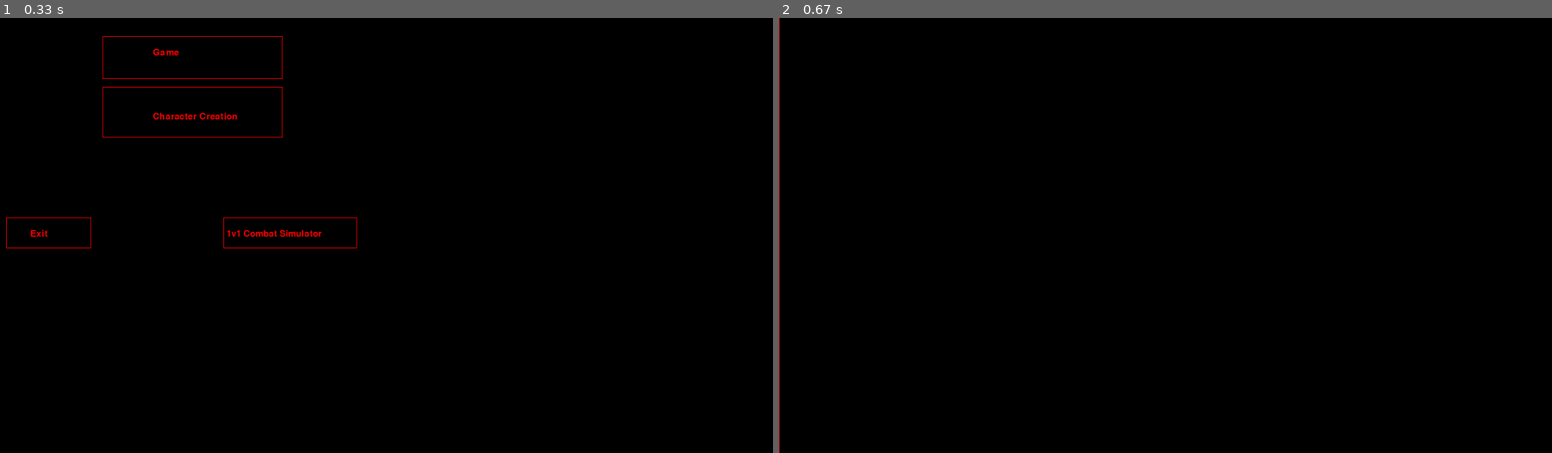
Above: before the commit, frames 1-2 (left to right).
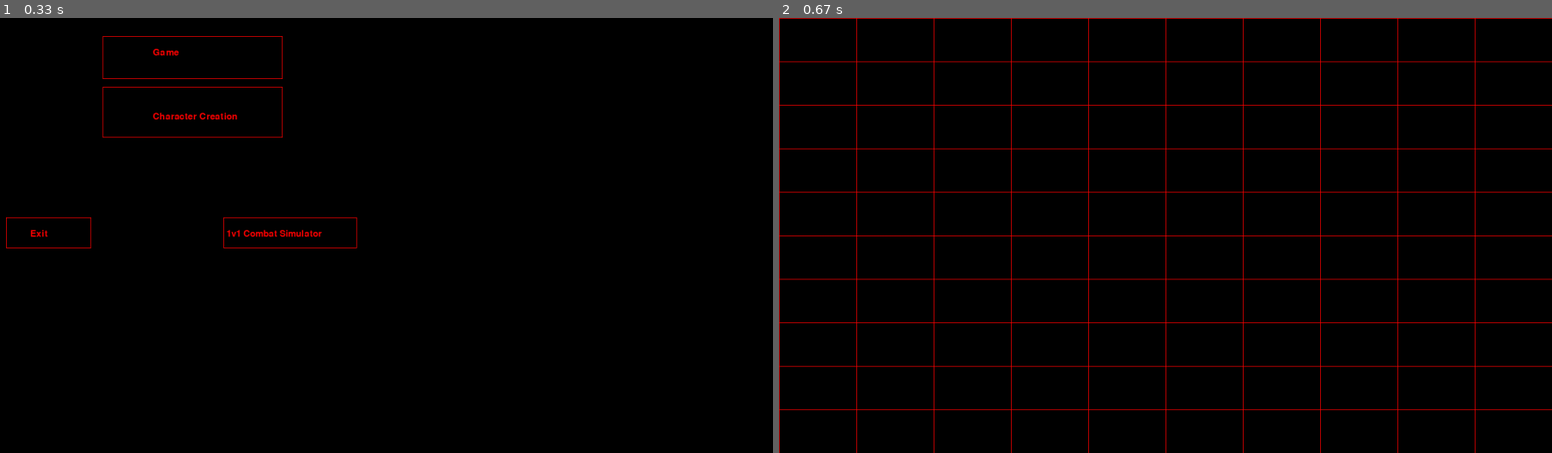
Above: after the commit, the same moments.

Repository: bbzylstra/dndgame
Game: pygame game, started from branches/open_screen.py
The game is run twice, just before and just after one commit, with the same random seed, the same clock (stepped at 60 frames per second) and the same inputs. The source is Python 2; it was converted automatically to run under Python 3.
Inputs:
- Up to frame 1 (0.33 s): no input
- Up to frame 2 (0.67 s): click "Game" at 0.38 s

Frame 1 is identical in both runs. In frame 2, 4.1% of the frame differs, in the area x 0-100%, y 0-100%.

Commit message:
Dynamic Screen draw

Diff:
--- a/branches/open_screen.py
+++ b/branches/open_screen.py
@@ -15,14 +15,20 @@
 game=False
 def drawScreen(game):
     bgcolor = 0, 0, 0
-    print 'Entered drawScreen'
     if game == True:
         while True:
             x=0
             y=0
             event = pygame.event.poll()
             screen.fill((bgcolor))
-            pygame.draw.line(screen,(255,0,0),(0,0),(0,720),1)
+            x=0
+            y=0
+            size=10
+            for i in range(0,size):
+                pygame.draw.line(screen,(255,0,0),(x,0),(x,screensize[1]),1)
+                pygame.draw.line(screen,(255,0,0),(0,y),(screensize[0],y),1)
+                y=(screensize[1]/size)+y
+                x=(screensize[0]/size)+x
             pygame.display.update()
             if event.type == pygame.KEYDOWN:
                 if event.key == pygame.K_ESCAPE:
